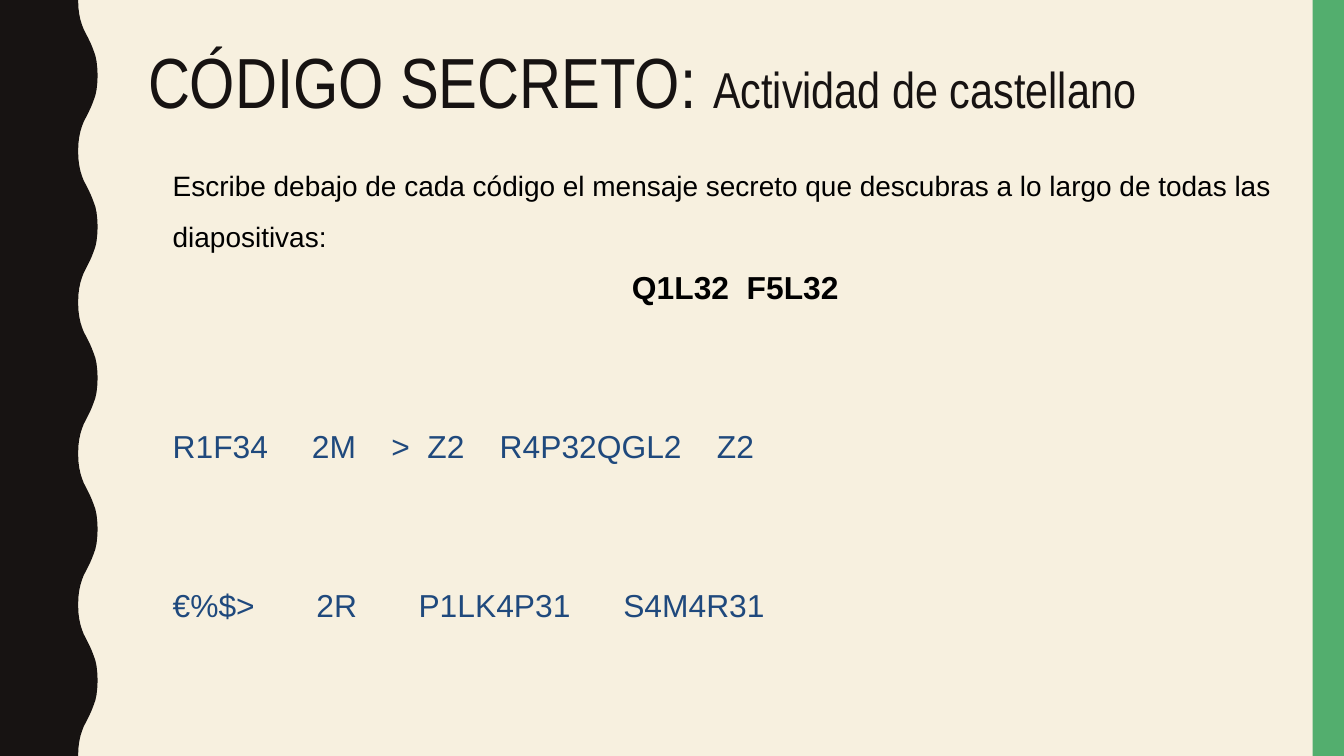
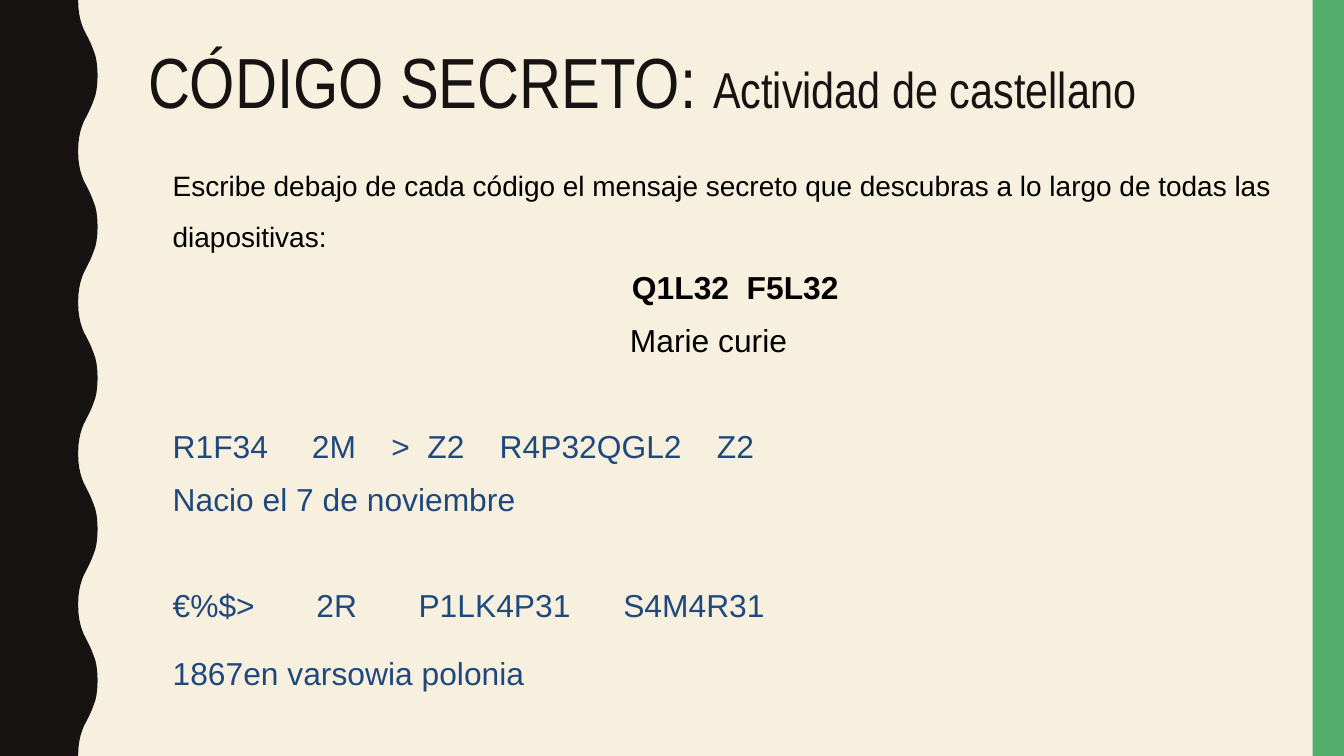
Before and after one commit to 360kbcn/Deures, a slide deck: slide 28 of 25-29-5-2020/Marc Rios 3a setmana Experiments.pptx. Drawn at 1344x756 pixels with LibreOffice and Linux fonts; fonts in the diff are those of the drawing. Boxes give left, top, right and bottom in pixels: in the first picture for what was removed or moved away, otherwise in the second. Text is boxed around its words. In the diff, an @@ line names an element or a change of style, - is before the commit and + after.

```diff
--- a/25-29-5-2020/Marc Rios 3a setmana Experiments.pptx
+++ b/25-29-5-2020/Marc Rios 3a setmana Experiments.pptx
@@ text at box(630, 329, 787, 353): paragraph added @@
+Marie curie
@@ text at box(173, 488, 515, 512): paragraph added @@
+Nacio el 7 de noviembre
@@ text at box(173, 662, 524, 691): paragraph added @@
+1867en varsowia polonia
```
Also in this commit, not shown: 5 other slides changed, 1 slide added, 1 slide removed, 4 other files.
